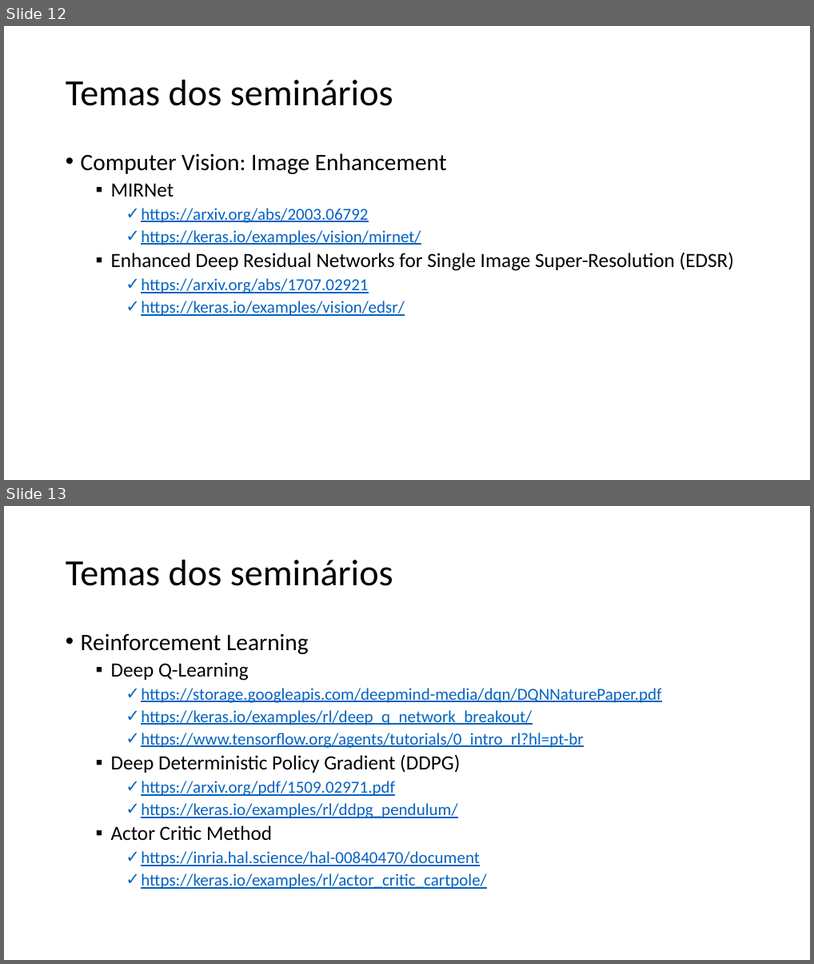
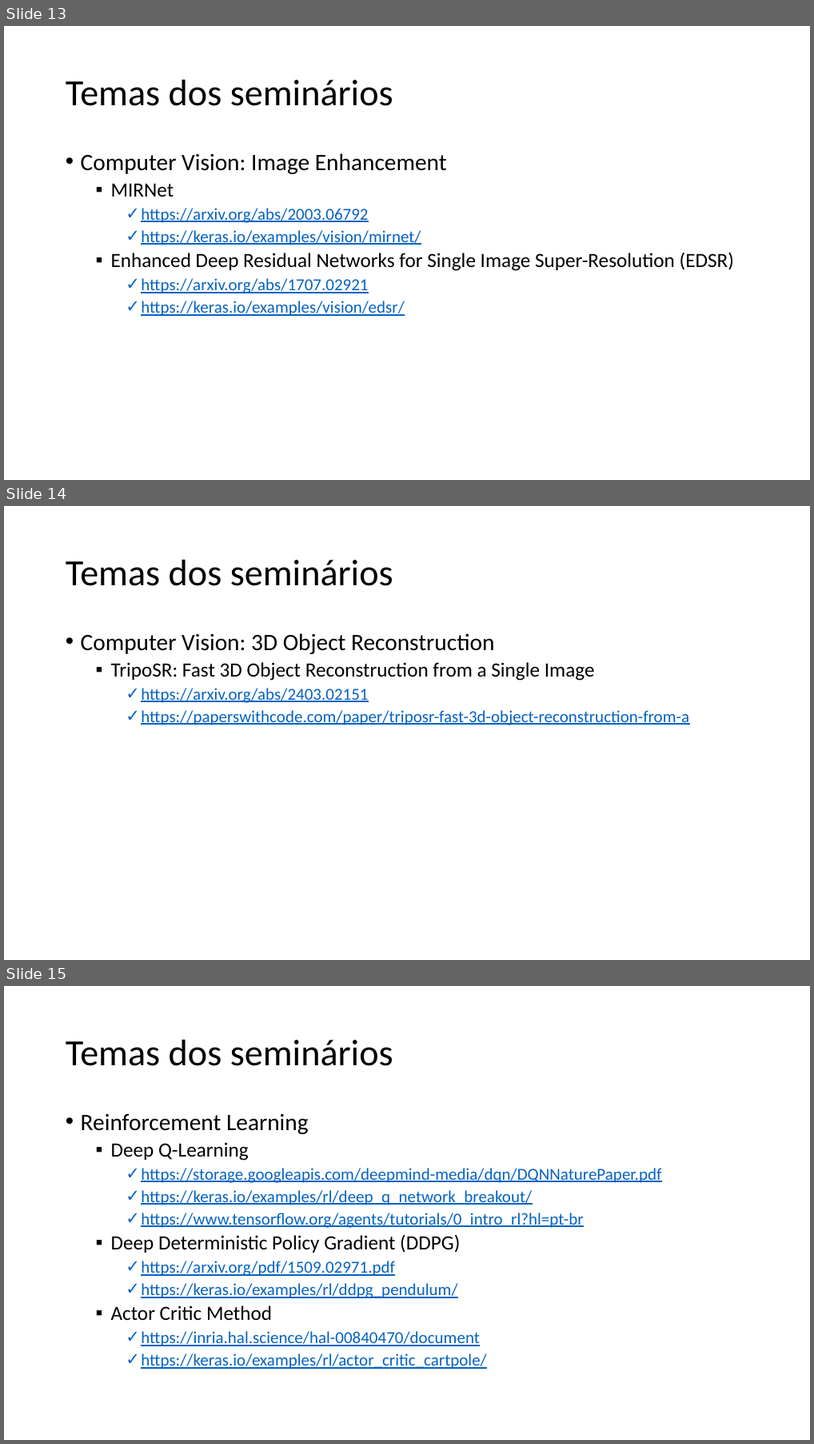
Before and after one commit to zz4fap/tp558-adv-ml, a slide deck: slides/TP558_1_Introdução_ao_curso.pptx. Shown one above the other, each under a label of ours: slides 12 and 13 before the commit, slides 13, 14 and 15 after it. The pictures are 814x964 and 814x1444 pixels, drawn with LibreOffice and Linux fonts; fonts in the diff are those of the drawing. Boxes give left, top, right and bottom in pixels: in the first picture for what was removed or moved away, otherwise in the second. Text is boxed around its words. In the diff, an @@ line names an element or a change of style, - is before the commit and + after.

```diff
--- a/slides/TP558_1_Introdução_ao_curso.pptx
+++ b/slides/TP558_1_Introdução_ao_curso.pptx
@@ slide 14 added at [4,506,810,960], background #FFFFFF @@
@@ title added at [66,560,394,586], 44 pt, text #000000 @@
+Temas dos seminários
@@ text added at [81,633,690,725], 20 pt, text #0563C1, underline @@
+• Computer Vision: 3D Object Reconstruction
+  ▪ TripoSR: Fast 3D Object Reconstruction from a Single Image
+    ✓ https://arxiv.org/abs/2403.02151
+    ✓ https://paperswithcode.com/paper/triposr-fast-3d-object-reconstruction-from-a
@@ what was slide 12 is now slide 13 @@
@@ what was slide 13 is now slide 15 @@
```
Also in this commit, not shown: 3 slides changed, 4 other slides added, 2 other files.
